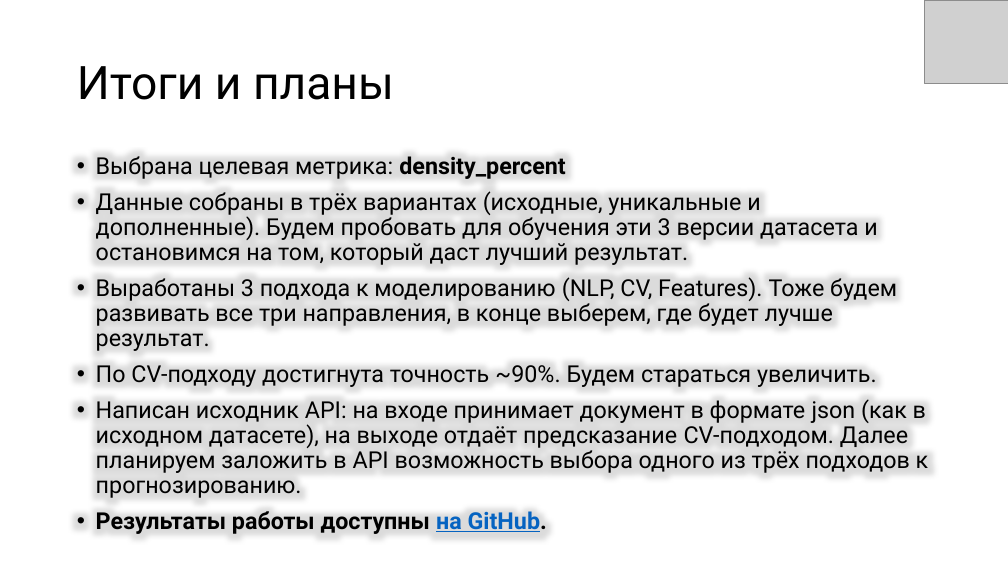
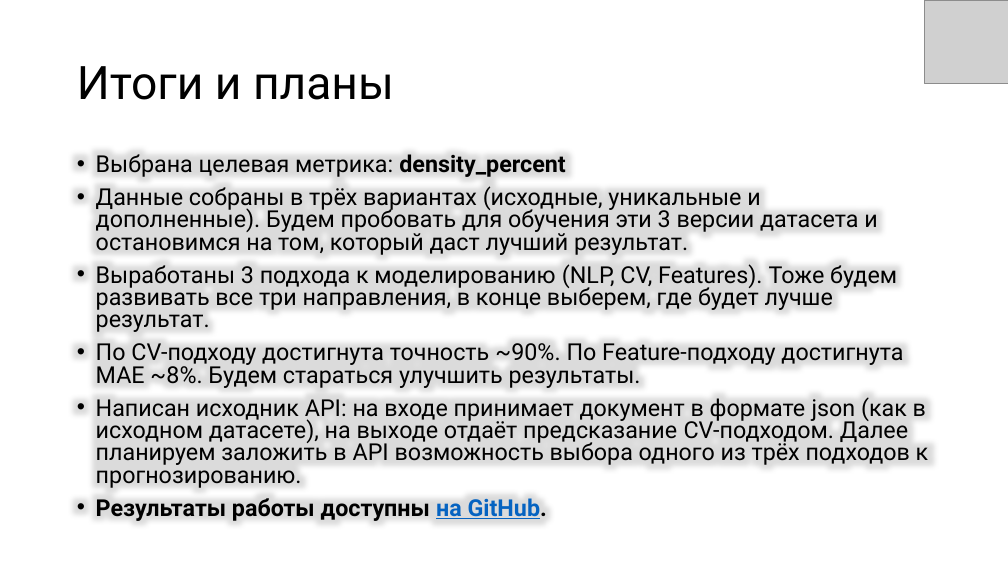
Before and after one commit to pluie-d-automne/hackathon0423, a slide deck: slide 10 of Checkpoint_2.pptx. Drawn at 1008x567 pixels with LibreOffice and Linux fonts; fonts in the diff are those of the drawing; grey boxes stand for pictures. Boxes give left, top, right and bottom in pixels: in the first picture for what was removed or moved away, otherwise in the second. Text is boxed around its words. In the diff, an @@ line names an element or a change of style, - is before the commit and + after.

```diff
--- a/Checkpoint_2.pptx
+++ b/Checkpoint_2.pptx
@@ text at bbox=[96, 154, 929, 521]: line spacing 0.9 to 0.8 @@
@@ text at bbox=[96, 343, 903, 388]: text changed @@
-• По CV-подходу достигнута точность ~90%. Будем стараться увеличить.
+• По CV-подходу достигнута точность ~90%. По Feature-подходу достигнута MAE ~8%. Будем стараться улучшить результаты.
```
Also in this commit, not shown: 1 other slide changed.
